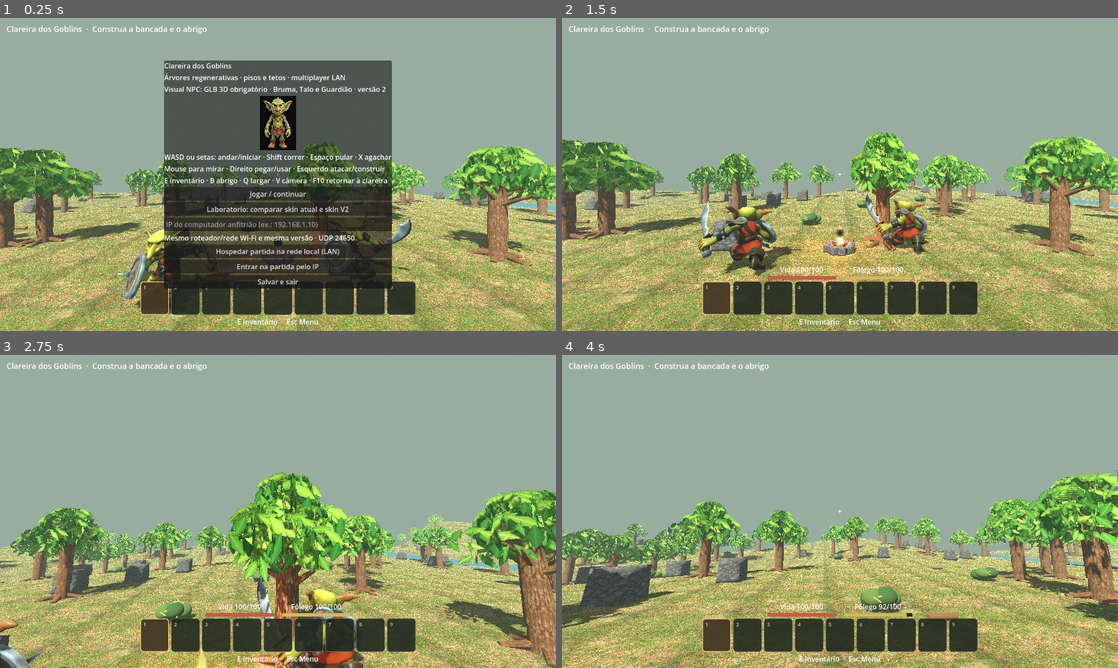
Above: before the commit, frames 1-4 (two rows, left to right).
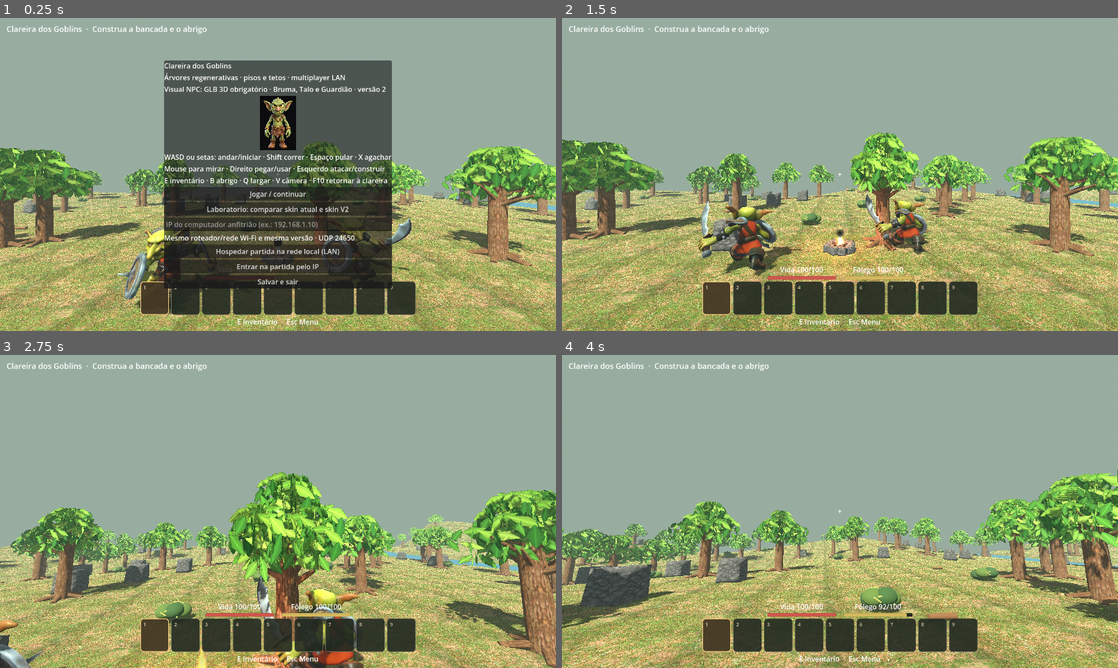
Above: after the commit, the same moments.

Repository: clebertressi88/clareira-dos-goblins
Game: Godot game, scene res://main.tscn
Two runs of this game, one before a commit and one after it. Both use one fixed random seed, a clock stepped at 60 frames per second and the inputs below.
Inputs (mouse positions are in pixels of both pictures, inside the frame that each line leads up to):
- Up to frame 1 (0.25 s): no input
- Up to frame 2 (1.5 s): click (840, 224) at 0.52 s; type "12" at 0.6 s; click "Jogar / continuar" at 1.25 s
- Up to frame 3 (2.75 s): tap Enter at 2, 2.1 s; move the mouse to (305, 511) at 2.02 s; hold W (goblin_frente) from 2.03 s (still down); click (305, 511) at 2.17 s; tap Space at 2.27, 2.57 s
- Up to frame 4 (4 s): keep holding W (goblin_frente); move the mouse to (812, 511) at 2.77 s; tap Keypad Enter at 2.85 s; tap Space at 3.02, 3.32 s; move the mouse to (851, 505) at 3.52 s; hold Shift from 3.53 s (still down)

The runs differ from the first frame. In frame 1, 0.4% of the frame differs, in the area x 0-99%, y 52-78%; in frame 2, 0.5%; in frame 3, 1.2%, in the area x 5-100%, y 47-100%; in frame 4, 0.5%.

Commit message:
fix: tronco adulto continuo sem emenda na base e raizes preservadas

Diff:
--- a/Projeto-Godot/main.gd
+++ b/Projeto-Godot/main.gd
@@ -783,7 +783,8 @@
 			var base := Node3D.new()
 			base.name = "BaseTronco"
 			visual.add_child(base)
-			cylinder(base,Vector3(0,.26,0),.23,.52,"tree_bark",Color.WHITE)
+			var stump_trunk := cylinder(base,Vector3(0,.26,0),.23,.52,"tree_bark",Color.WHITE)
+			stump_trunk.name = "TroncoToco"
 			for i in range(5):
 				var angle := float(i)*TAU/5.0
 				var root := cylinder(base,Vector3(cos(angle)*.36,.075,sin(angle)*.36),.075,.64,"tree_bark",Color.WHITE)
@@ -791,8 +792,9 @@
 			var growth := Node3D.new()
 			growth.name = "Crescimento"
 			visual.add_child(growth)
-			# O tronco alto encaixa na mesma base de raio .23, sem salto visual.
-			cylinder(growth,Vector3(0,1.36,0),.23,1.68,"tree_bark",Color.WHITE)
+			# Tronco adulto unico desde o solo ate a copa: elimina a emenda
+			# visivel entre dois cilindros sobrepostos no ponto de corte.
+			cylinder(growth,Vector3(0,1.10,0),.23,2.20,"tree_bark",Color.WHITE)
 			# Copas detalhadas, galhos e variacao deterministica por ID.
 			# O tronco continua sendo a unica colisao da arvore.
 			preload("res://forest_tree_visual.gd").decorate(growth,materials["tree_bark"],id)
@@ -1557,6 +1559,7 @@
 		return
 	var id: String = str(tree.get_meta("id",""))
 	var growth := tree.get_node("Visual/Crescimento") as Node3D
+	var stump_trunk := tree.get_node("Visual/BaseTronco/TroncoToco") as MeshInstance3D
 	var stump := tree.get_node("Visual/Toco") as Node3D
 	var sprout := tree.get_node("Visual/Broto") as Node3D
 	var sapling_stage := tree.get_node("Visual/Muda") as Node3D
@@ -1575,6 +1578,7 @@
 		tree.set_meta("kind","tree")
 		tree.collision_layer = SOLID|TARGET
 		stump.visible = false
+		stump_trunk.visible = false
 		growth.visible = true
 		growth.position = Vector3.ZERO
 		growth.scale = Vector3.ONE
@@ -1591,6 +1595,8 @@
 		return
 	tree.set_meta("kind","stump")
 	tree.collision_layer = SOLID|TARGET
+	# Ate a fase jovem o toco continua com o mesmo tronco e raizes.
+	stump_trunk.visible = progress < 0.75
 	var height := 0.54
 	if progress < 0.12:
 		stump.visible = true
@@ -1625,8 +1631,8 @@
 		var t := inverse_lerp(0.75,1.0,progress)
 		var factor := lerpf(0.72,1.0,t)
 		growth.scale = Vector3.ONE*factor
-		growth.position = Vector3.UP*(.52*(1.0-factor))
-		height = .52+2.20*factor
+		growth.position = Vector3.ZERO
+		height = 2.20*factor
 	# Sem colisor de folhas: apenas o tronco bloqueia o jogador e os NPCs.
 	shape.size = Vector3(.43,height,.43)
 	collision.position.y = height*.5
